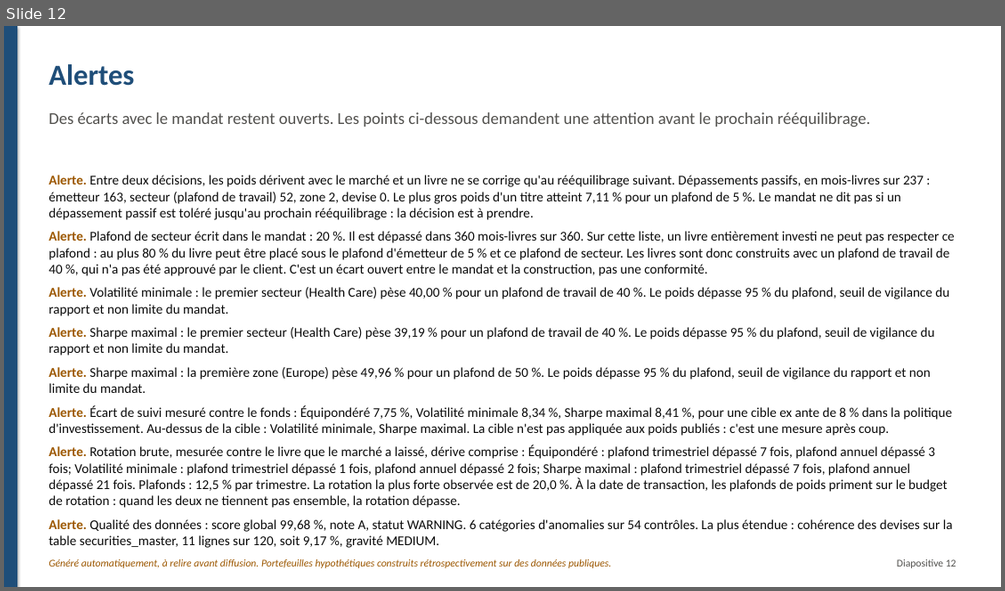
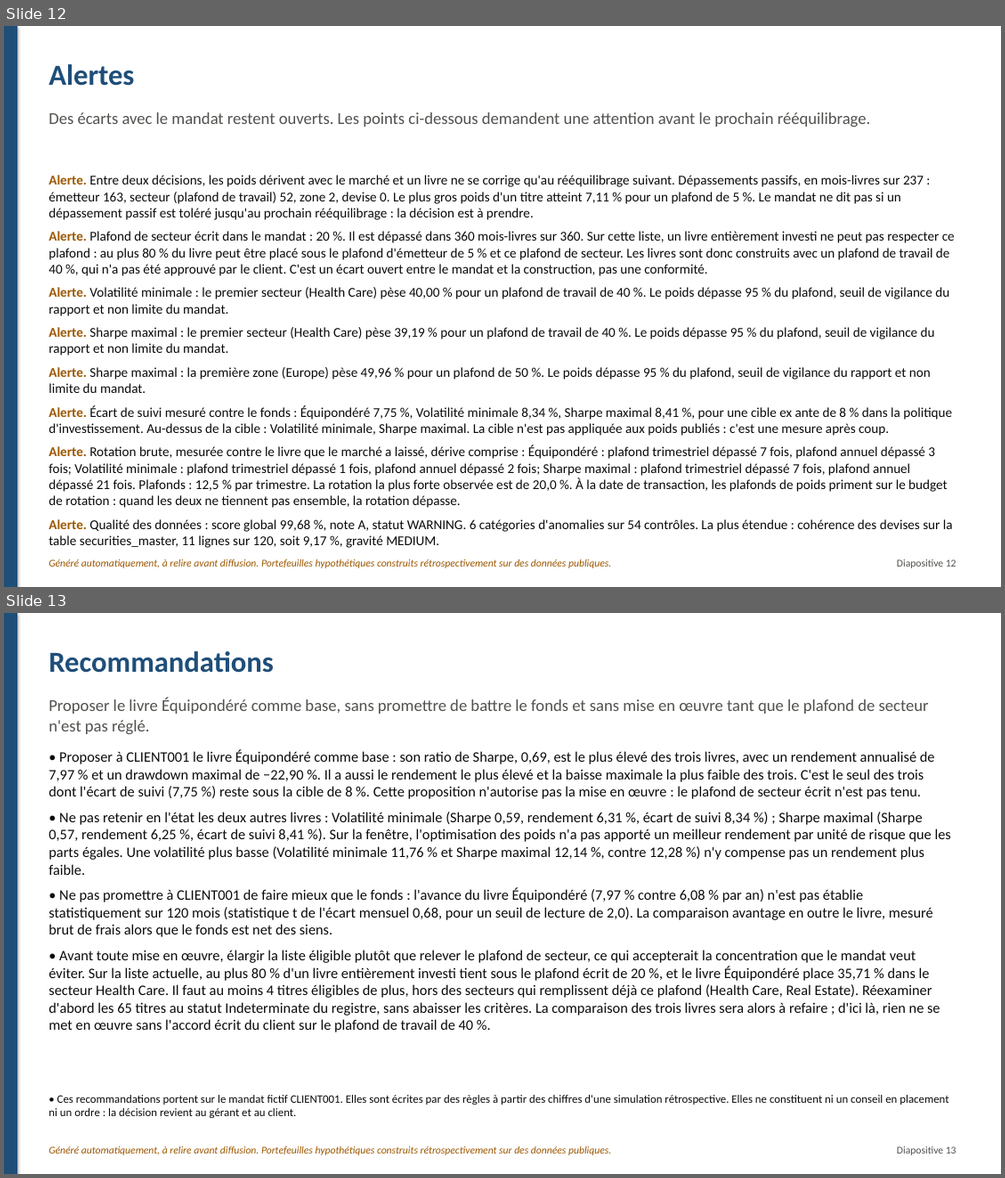
Before and after one commit to fatybarbosa/investment-analytics-platform, a slide deck: reports/management/presentation_management.pptx. Shown one above the other, each under a label of ours: slide 12 before the commit, slides 12 and 13 after it. The pictures are 1005x591 and 1005x1178 pixels, drawn with LibreOffice and Linux fonts; fonts in the diff are those of the drawing. Boxes give left, top, right and bottom in pixels: in the first picture for what was removed or moved away, otherwise in the second. Text is boxed around its words. In the diff, an @@ line names an element or a change of style, - is before the commit and + after.

```diff
--- a/reports/management/presentation_management.pptx
+++ b/reports/management/presentation_management.pptx
@@ slide 13 added at (4,613,1001,1174), background #FFFFFF @@
@@ rectangle added at (4,613,17,1174), fill #1F4E79 @@
@@ text added at (48,651,274,673), 28 pt, text #1F4E79, bold @@
+Recommandations
@@ text added at (48,698,929,734), 16 pt, text #52514E @@
+Proposer le livre Équipondéré comme base, sans promettre de battre le fonds et sans mise en œuvre tant que le plafond de secteur n'est pas réglé.
@@ text added at (48,750,951,1032), 14 pt, text #0B0B0B @@
+• Proposer à CLIENT001 le livre Équipondéré comme base : son ratio de Sharpe, 0,69, est le plus élevé des trois livres, avec un rendement annualisé de 7,97 % et un drawdown maximal de −22,90 %. Il a aussi le rendement le plus élevé et la baisse maximale la plus faible des trois. C'est le seul des trois dont l'écart de suivi (7,75 %) reste sous la cible de 8 %. Cette proposition n'autorise pas la mise en œuvre : le plafond de secteur écrit n'est pas tenu.
+• Ne pas retenir en l'état les deux autres livres : Volatilité minimale (Sharpe 0,59, rendement 6,31 %, écart de suivi 8,34 %) ; Sharpe maximal (Sharpe 0,57, rendement 6,25 %, écart de suivi 8,41 %). Sur la fenêtre, l'optimisation des poids n'a pas apporté un meilleur rendement par unité de risque que les parts égales. Une volatilité plus basse (Volatilité minimale 11,76 % et Sharpe maximal 12,14 %, contre 12,28 %) n'y compense pas un rendement plus faible.
+• Ne pas promettre à CLIENT001 de faire mieux que le fonds : l'avance du livre Équipondéré (7,97 % contre 6,08 % par an) n'est pas établie statistiquement sur 120 mois (statistique t de l'écart mensuel 0,68, pour un seuil de lecture de 2,0). La comparaison avantage en outre le livre, mesuré brut de frais alors que le fonds est net des siens.
+• Avant toute mise en œuvre, élargir la liste éligible plutôt que relever le plafond de secteur, ce qui accepterait la concentration que le mandat veut éviter. Sur la liste actuelle, au plus 80 % d'un livre entièrement investi tient sous le plafond écrit de 20 %, et le livre Équipondéré place 35,71 % dans le secteur Health Care. Il faut au moins 4 titres éligibles de plus, hors des secteurs qui remplissent déjà ce plafond (Health Care, Real Estate). Réexaminer d'abord les 65 titres au statut Indeterminate du registre, sans abaisser les critères. La comparaison des trois livres sera alors à refaire ; d'ici là, rien ne se met en œuvre sans l'accord écrit du client sur le plafond de travail de 40 %.
@@ text added at (48,1094,948,1119), 11 pt, text #0B0B0B @@
+• Ces recommandations portent sur le mandat fictif CLIENT001. Elles sont écrites par des règles à partir des chiffres d'une simulation rétrospective. Elles ne constituent ni un conseil en placement ni un ordre : la décision revient au gérant et au client.
@@ text added at (48,1146,611,1155), 10 pt, text #9C5700, italic @@
+Généré automatiquement, à relire avant diffusion. Portefeuilles hypothétiques construits rétrospectivement sur des données publiques.
@@ text added at (897,1146,956,1155), 10 pt, text #52514E @@
+Diapositive 13
```
Also in this commit, not shown: 9 slides changed, 1 other slide added, 1 slide removed, 45 other files.
